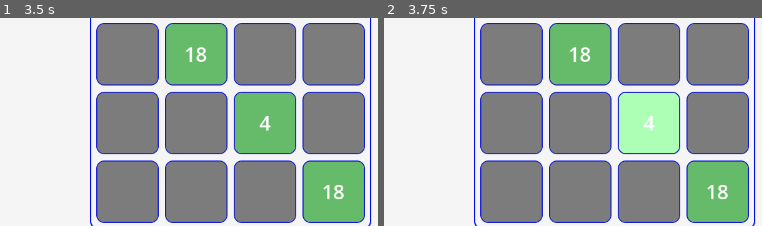
Above: before the commit, frames 1-2 (left to right).
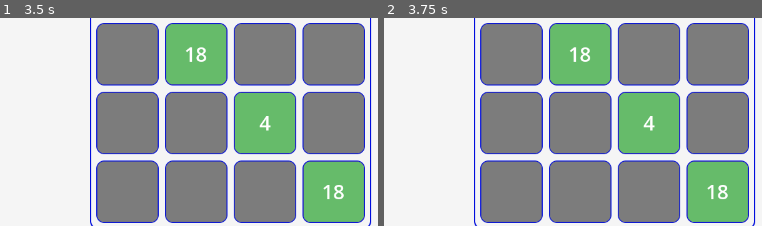
Above: after the commit, the same moments.

Repository: Rinkton/lucky-numbers-godot
Game: Godot game, scene res://game.tscn
The game is run twice, just before and just after one commit, with the same random seed, the same clock (stepped at 60 frames per second) and the same inputs.
Inputs (mouse positions are % of the whole screen's width and height, from its top left):
- Up to frame 1 (3.5 s): tap Enter at 0.5, 2 s; move the mouse to (73, 46) at 0.52 s; click (73, 46) at 0.67 s; tap Space at 1.25, 2.75 s; move the mouse to (29, 57) at 1.27 s; click (29, 57) at 1.42 s; move the mouse to (61, 28) at 2.02 s; click (61, 28) at 2.17 s; move the mouse to (45, 73) at 2.77 s; click (45, 73) at 2.92 s
- Up to frame 2 (3.75 s): tap Enter at 3.5 s; move the mouse to (82, 68) at 3.52 s; click (82, 68) at 3.67 s
The pictures show only the part of the screen within x 50-100%, y 48-98%; the shares and areas given below are measured in that part.

Frame 1 is identical in both runs. In frame 2, 4.5% of the frame differs, in the area x 62-79%, y 36-65%.

Commit message:
Fixed some focus issues

Diff:
--- a/lucky-numbers/cell.gd
+++ b/lucky-numbers/cell.gd
@@ -7,6 +7,8 @@
 
 func _ready():
 	$MouseChecker.connect("lmb", _on_lmb)
+	if is_instance_valid(get_field()):
+		focus_mode = Control.FOCUS_NONE
 
 
 static func new_scene():
--- a/lucky-numbers/clover_pile.gd
+++ b/lucky-numbers/clover_pile.gd
@@ -39,3 +39,9 @@
 		if not is_there_clover():
 			var clover = pop_random_clover()
 			add_child(clover)
+
+
+func _on_focus_exited():
+	if is_instance_valid(get_clover()):
+		await get_tree().process_frame
+		grab_focus()
--- a/lucky-numbers/clover_pile.tscn
+++ b/lucky-numbers/clover_pile.tscn
@@ -18,5 +18,8 @@
 hframes = 3
 
 [node name="MouseChecker" parent="." instance=ExtResource("3_2ektb")]
+layout_mode = 0
 offset_right = 100.0
 offset_bottom = 100.0
+
+[connection signal="focus_exited" from="." to="." method="_on_focus_exited"]
--- a/lucky-numbers/game.gd
+++ b/lucky-numbers/game.gd
@@ -24,7 +24,7 @@
 func end_turn():
 	players.reverse()
 	cur_player = players[0]
-	await get_tree().physics_frame
+	await get_tree().process_frame
 	ended_turn.emit()
 
 
Not shown: 1 places in lucky-numbers/clover_pile.tscn that only renumber resources
